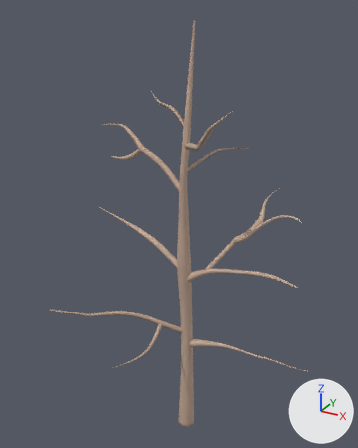
What one commit did to the FBX model Assets/01_Arts/Mesh/pine_tree/pine_tree03.fbx.
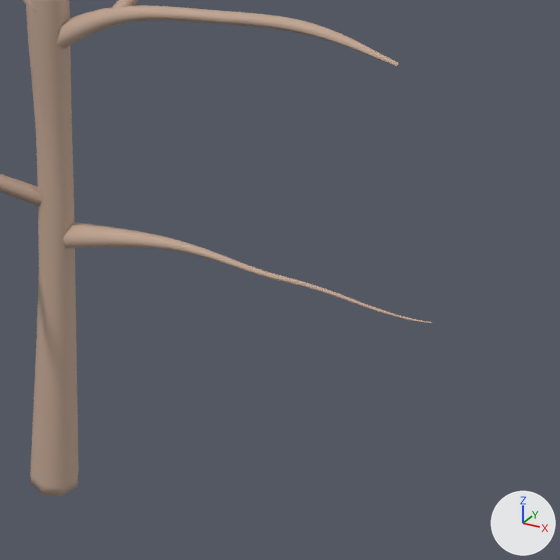
Each version is shown whole from a 50 mm lens placed at (2.43, -4.66, 5.31), pointed at (-0.23, 0.19, 2.89), then close up on the part from 47% to 98% of the width and 60% to 100% of the height. Lighting does not change. The marker at lower right points along +X, +Y and +Z. The last two pictures show the newer version. Where no turn or scale is listed for an object, it has been applied to the vertices.

In view in the first close-up: 'branch', 'tree'.
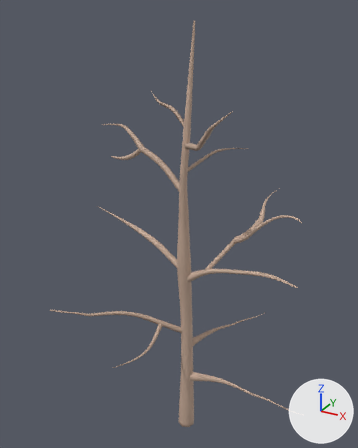
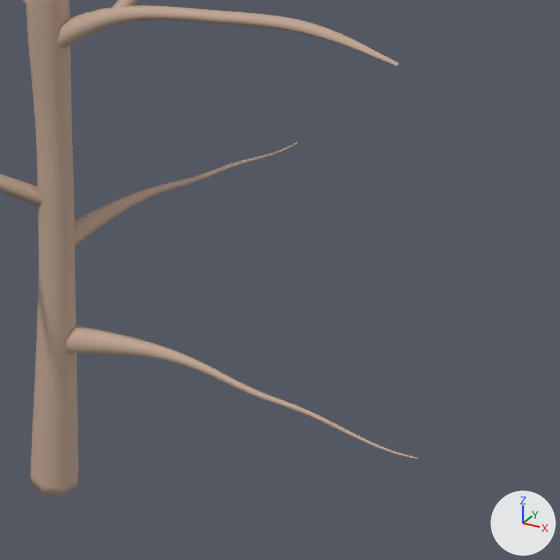
Where the newer file only moved an object's origin or applied its transform, the numbers keep the older frame.

Pixel boxes [x1, y1, x2, y2] of what changed, in the close-ups (560 x 560 px):
'branch', reshaped, moved (32% taller): before [63, 222, 432, 323]; after [65, 325, 418, 459]
part 2 of me_mesh_001, added: after [74, 142, 298, 247]

What changed in the scene script:
```text
Change me_mesh:
    used by ob_branch; location = (0.055, 0.0, 1.737)
    remove me_mesh.from_pydata(...)  # 422 vertices, 420 faces; spans x -0.07..1.53, y -0.18..0.07, z -0.45..-0.08
    add me_mesh.from_pydata(...)  # 422 vertices, 420 faces; spans x -0.12..1.51, y -0.18..0.07, z -0.59..-0.27
    me_mesh part 1: the whole mesh is multiplied about the mesh origin by the matrix ((0.994, 0.0, 0.143), (0.0, 1.0, 0.0), (-0.109, 0.0, 1.305))
Change me_mesh_001:
    used by ob_tree; location = (0.055, 0.0, 1.737)
    remove me_mesh_001.from_pydata(...)  # 4116 vertices, 4101 faces; spans x -1.64..1.3, y -1.06..1.4, z -1.74..3.44
    add me_mesh_001.from_pydata(...)  # 4538 vertices, 4521 faces; spans x -1.64..1.3, y -1.06..1.4, z -1.74..3.44
    me_mesh_001 part 2: a new loose piece of 422 vertices spanning x -0.14..0.66, y -0.06..0.9, z -0.53..-0.23, in mat_pinetree (beige #c2a794)
Change ob_branch:
    ob_branch.location: (0.055, 0.0, 1.737) -> (0.09, 0.0, 1.304)
```
